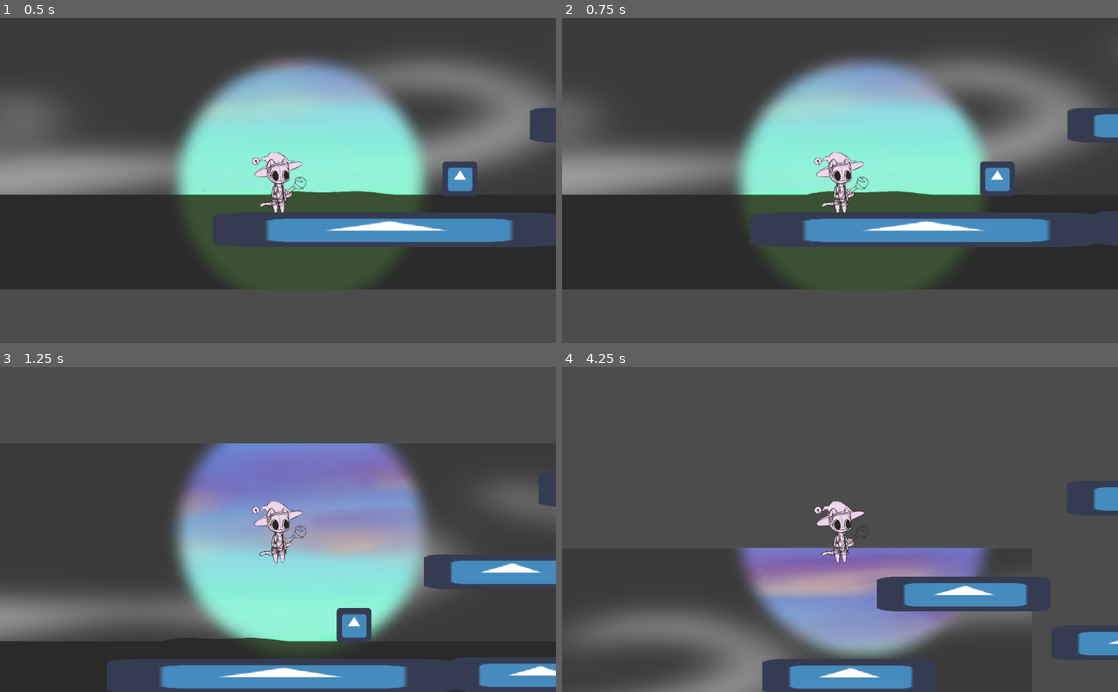
Above: before the commit, frames 1-4 (two rows, left to right).
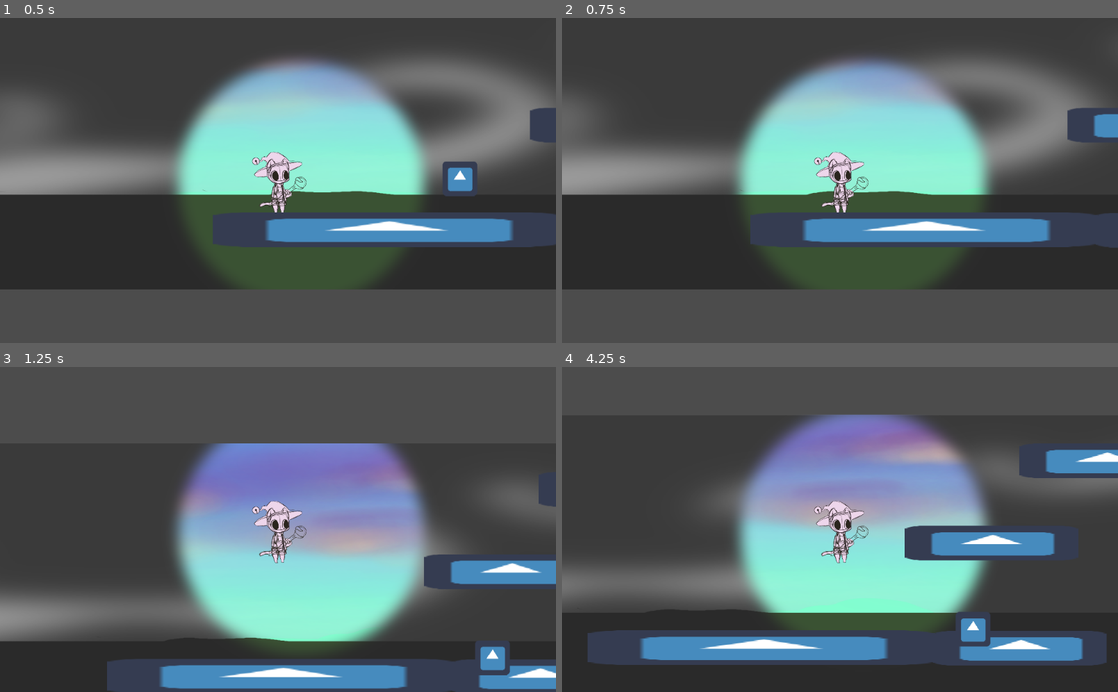
Above: after the commit, the same moments.

Repository: SunStaff/main
Game: Godot game, scene res://Scenes/Level3.tscn
The game is run twice, just before and just after one commit, with the same random seed, the same clock (stepped at 60 frames per second) and the same inputs. The engine's default icon, where the game draws it, is replaced by a stand-in: a white triangle on a blue panel in a dark square.
Inputs:
- Up to frame 1 (0.5 s): no input
- Up to frame 2 (0.75 s): tap Enter at 0.5 s; hold Right (Right) from 0.53 s (still down); tap E (Interact, bound only after the commit) at 0.6 s
- Up to frame 3 (1.25 s): keep holding Right (Right); tap Space (Jump) at 0.77, 0.8, 1.07 s
- Up to frame 4 (4.25 s): tap Space (Jump) at 1.35, 1.52, 1.82, 2.3, 3.02, 3.32, 3.6, 3.77, 4.07 s; tap E (Interact, bound only after the commit) at 1.55, 2.1, 2.85 s; release Right (Right) at 2.03 s; hold Left (Left) 2.03-2.78 s; hold Right (Right) from 2.78 s (still down)

Frame 1 is identical in both runs. In frame 2, 0.6% of the frame differs, in the area x 75-100%, y 44-71%; in frame 3, 1.6%; in frame 4, 49%, in the area x 0-100%, y 14-100%.
Error before the commit: Parse Error: The member "activated" already exists in a parent class. (res://Scripts/Objects/Briars.gd:4)

Commit message:
Added Staff Altars, Getting staff back after death, and player being seen in all light

Diff:
--- a/SunStaff/Scenes/Level3.tscn
+++ b/SunStaff/Scenes/Level3.tscn
@@ -1,13 +1,21 @@
-[gd_scene load_steps=7 format=2]
+[gd_scene load_steps=11 format=2]
 
 [ext_resource path="res://Scenes/Milo/Milo.tscn" type="PackedScene" id=1]
 [ext_resource path="res://Scenes/Objects/Briar.tscn" type="PackedScene" id=2]
 [ext_resource path="res://icon.png" type="Texture" id=3]
 [ext_resource path="res://Art/Unlit/unlightgound_and_sky.png" type="Texture" id=4]
 [ext_resource path="res://Art/Lit/gound_and_sky.png" type="Texture" id=5]
+[ext_resource path="res://Scripts/Milo/SunStaff.gd" type="Script" id=6]
+[ext_resource path="res://Art/Misc/lightRadiuswBlur.png" type="Texture" id=7]
 
 [sub_resource type="RectangleShape2D" id=1]
 extents = Vector2( 32.8, 33.5 )
+
+[sub_resource type="CircleShape2D" id=3]
+radius = 250.0
+
+[sub_resource type="RectangleShape2D" id=2]
+extents = Vector2( 33, 33 )
 
 [node name="Node" type="Node"]
 
@@ -21,14 +29,13 @@
 texture = ExtResource( 5 )
 
 [node name="Milo" parent="." instance=ExtResource( 1 )]
-light_mask = 2
 position = Vector2( 0, 55 )
 
 [node name="Platforms" type="Node" parent="."]
 
 [node name="Moveable19" type="KinematicBody2D" parent="Platforms"]
 light_mask = 3
-position = Vector2( 2910, -545 )
+position = Vector2( 2894, -358 )
 scale = Vector2( 5, 1 )
 collision_layer = 3
 collision_mask = 3
@@ -45,7 +52,7 @@
 
 [node name="Moveable20" type="KinematicBody2D" parent="Platforms"]
 light_mask = 3
-position = Vector2( 3349, -632 )
+position = Vector2( 3290, -515 )
 scale = Vector2( 5, 1 )
 collision_layer = 3
 collision_mask = 3
@@ -62,7 +69,7 @@
 
 [node name="Node2D21" type="KinematicBody2D" parent="Platforms"]
 light_mask = 3
-position = Vector2( 3760, -727 )
+position = Vector2( 3709, -658 )
 scale = Vector2( 5, 1 )
 collision_layer = 3
 collision_mask = 3
@@ -96,7 +103,7 @@
 
 [node name="Node2D23" type="KinematicBody2D" parent="Platforms"]
 light_mask = 3
-position = Vector2( 5997, -699 )
+position = Vector2( 5976, -699 )
 scale = Vector2( 20, 1 )
 collision_layer = 3
 collision_mask = 3
@@ -113,7 +120,7 @@
 
 [node name="Node2D24" type="KinematicBody2D" parent="Platforms"]
 light_mask = 3
-position = Vector2( 6982, -699 )
+position = Vector2( 6942, -696 )
 scale = Vector2( 10, 1 )
 collision_layer = 3
 collision_mask = 3
@@ -303,7 +310,7 @@
 
 [node name="Node2D2" type="KinematicBody2D" parent="Platforms"]
 light_mask = 3
-position = Vector2( 676, 157 )
+position = Vector2( 676, 161 )
 scale = Vector2( 5, 1 )
 collision_layer = 3
 collision_mask = 3
@@ -350,23 +357,6 @@
 texture = ExtResource( 3 )
 
 [node name="CollisionShape2D" type="CollisionShape2D" parent="Platforms/Node2D10"]
-shape = SubResource( 1 )
-
-[node name="Node2D11" type="KinematicBody2D" parent="Platforms"]
-light_mask = 3
-position = Vector2( 1156, -95 )
-scale = Vector2( 5, 1 )
-collision_layer = 3
-collision_mask = 3
-__meta__ = {
-"_edit_group_": true
-}
-
-[node name="Sprite" type="Sprite" parent="Platforms/Node2D11"]
-light_mask = 2
-texture = ExtResource( 3 )
-
-[node name="CollisionShape2D" type="CollisionShape2D" parent="Platforms/Node2D11"]
 shape = SubResource( 1 )
 
 [node name="Node2D12" type="KinematicBody2D" parent="Platforms"]
@@ -439,3 +429,39 @@
 
 [node name="Briar" parent="." instance=ExtResource( 2 )]
 position = Vector2( 335, 66 )
+
+[node name="StaffAltar" type="Area2D" parent="."]
+light_mask = 2
+position = Vector2( 590, 126 )
+collision_layer = 3
+collision_mask = 3
+script = ExtResource( 6 )
+__meta__ = {
+"_edit_group_": true
+}
+
+[node name="Sprite" type="Sprite" parent="StaffAltar"]
+light_mask = 2
+texture = ExtResource( 3 )
+
+[node name="StaffInAltar" type="Node2D" parent="StaffAltar/Sprite"]
+visible = false
+
+[node name="Light2D" type="Light2D" parent="StaffAltar/Sprite/StaffInAltar"]
+texture = ExtResource( 7 )
+mode = 3
+__meta__ = {
+"_editor_description_": ""
+}
+
+[node name="Area2D" type="Area2D" parent="StaffAltar/Sprite/StaffInAltar/Light2D"]
+
+[node name="CollisionShape2D" type="CollisionShape2D" parent="StaffAltar/Sprite/StaffInAltar/Light2D/Area2D"]
+shape = SubResource( 3 )
+
+[node name="CollisionShape2D" type="CollisionShape2D" parent="StaffAltar"]
+light_mask = 2
+shape = SubResource( 2 )
+
+[editable path="Milo"]
+[editable path="Milo/Sprite/SunStaff"]
--- a/SunStaff/Scenes/Milo/Milo.tscn
+++ b/SunStaff/Scenes/Milo/Milo.tscn
@@ -1,10 +1,8 @@
-[gd_scene load_steps=21 format=2]
+[gd_scene load_steps=18 format=2]
 
-[ext_resource path="res://Scripts/Milo/MiloMovement.gd" type="Script" id=1]
+[ext_resource path="res://Scripts/Milo/Milo.gd" type="Script" id=1]
 [ext_resource path="res://Art/Misc/MiloJump_Fall_Sheet.png" type="Texture" id=2]
-[ext_resource path="res://Art/Misc/lightRadiuswBlur.png" type="Texture" id=3]
-[ext_resource path="res://Scripts/Milo/MiloActions.gd" type="Script" id=4]
-[ext_resource path="res://Scripts/Milo/SunStaff.gd" type="Script" id=5]
+[ext_resource path="res://Scenes/Milo/SunStaff.tscn" type="PackedScene" id=3]
 
 [sub_resource type="AtlasTexture" id=16]
 flags = 4
@@ -74,34 +72,19 @@
 "speed": 5.0
 } ]
 
-[sub_resource type="CircleShape2D" id=29]
-radius = 460.0
-
 [sub_resource type="CapsuleShape2D" id=28]
 radius = 44.0
 
-[node name="Milo" type="KinematicBody2D"]
+[node name="Milo" type="KinematicBody2D" groups=["Player"]]
+light_mask = 3
 script = ExtResource( 1 )
 
-[node name="Sprite" type="AnimatedSprite" parent="." groups=["Player"]]
+[node name="Sprite" type="AnimatedSprite" parent="."]
+light_mask = 0
 scale = Vector2( 0.25, 0.25 )
 frames = SubResource( 14 )
-script = ExtResource( 4 )
 
-[node name="Node2D" type="Node2D" parent="Sprite"]
-position = Vector2( 168, 18 )
-scale = Vector2( 2, 2 )
-
-[node name="Light2D" type="Light2D" parent="Sprite/Node2D"]
-scale = Vector2( 2, 2 )
-texture = ExtResource( 3 )
-mode = 3
-
-[node name="LightCircle" type="Area2D" parent="Sprite/Node2D"]
-script = ExtResource( 5 )
-
-[node name="CollisionShape2D" type="CollisionShape2D" parent="Sprite/Node2D/LightCircle"]
-shape = SubResource( 29 )
+[node name="SunStaff" parent="Sprite" instance=ExtResource( 3 )]
 
 [node name="CollisionShape2D" type="CollisionShape2D" parent="."]
 position = Vector2( 0, 3.5 )
@@ -111,7 +94,6 @@
 [node name="Camera2D" type="Camera2D" parent="."]
 current = true
 
-[connection signal="area_entered" from="Sprite/Node2D/LightCircle" to="Sprite/Node2D/LightCircle" method="_on_LightCircle_area_entered"]
-[connection signal="area_exited" from="Sprite/Node2D/LightCircle" to="Sprite/Node2D/LightCircle" method="_on_LightCircle_area_exited"]
-[connection signal="body_entered" from="Sprite/Node2D/LightCircle" to="Sprite/Node2D/LightCircle" method="_on_LightCircle_body_entered"]
-[connection signal="body_exited" from="Sprite/Node2D/LightCircle" to="Sprite/Node2D/LightCircle" method="_on_LightCircle_body_exited"]
+[connection signal="PlayerInAltarRange" from="Sprite/SunStaff/LightCircle" to="." method="_on_LightCircle_PlayerInAltarRange"]
+
+[editable path="Sprite/SunStaff"]
--- /dev/null
+++ b/SunStaff/Scenes/Milo/SunStaff.tscn
@@ -0,0 +1,27 @@
+[gd_scene load_steps=4 format=2]
+
+[ext_resource path="res://Scripts/Milo/SunStaff.gd" type="Script" id=1]
+[ext_resource path="res://Art/Misc/lightRadiuswBlur.png" type="Texture" id=2]
+
+[sub_resource type="CircleShape2D" id=29]
+radius = 460.0
+
+[node name="SunStaff" type="Node2D"]
+position = Vector2( 168, 18 )
+scale = Vector2( 2, 2 )
+
+[node name="Light2D" type="Light2D" parent="."]
+scale = Vector2( 2, 2 )
+texture = ExtResource( 2 )
+mode = 3
+
+[node name="LightCircle" type="Area2D" parent="."]
+script = ExtResource( 1 )
+
+[node name="CollisionShape2D" type="CollisionShape2D" parent="LightCircle"]
+shape = SubResource( 29 )
+
+[connection signal="area_entered" from="LightCircle" to="LightCircle" method="_on_LightCircle_area_entered"]
+[connection signal="area_exited" from="LightCircle" to="LightCircle" method="_on_LightCircle_area_exited"]
+[connection signal="body_entered" from="LightCircle" to="LightCircle" method="_on_LightCircle_body_entered"]
+[connection signal="body_exited" from="LightCircle" to="LightCircle" method="_on_LightCircle_body_exited"]
--- /dev/null
+++ b/SunStaff/Scripts/Milo/Milo.gd
@@ -0,0 +1,84 @@
+extends KinematicBody2D
+
+# Node Variables
+var playerRootNode
+var sprite
+
+# Sun Staff Variables
+var SunStaff
+var LightCircle
+var WithinAltarRange
+var StaffAltar
+
+# Movement Variables
+var faceRight = true
+export (int) var speed = 300
+export (int) var jump_speed = -1100
+export (int) var gravity = 3000
+export (float, 0, 1.0) var friction = 0.2
+export (float, 0, 1.0) var acceleration = 0.25
+var velocity = Vector2.ZERO
+
+func _ready():
+	playerRootNode = get_parent()
+	sprite = self.get_node("Sprite")
+	SunStaff = self.get_child(0).get_child(0) # Gets Sun Staff
+	LightCircle = get_node("/root/Node/Milo/Sprite/SunStaff/LightCircle")
+	StaffAltar = get_node("/root/Node/StaffAltar/Sprite/StaffInAltar") # CHANGE AT LATER POINT --> NEEDS TO BE FROM CHECKPOINTS/GAMEMANAGER
+	WithinAltarRange = false
+
+func get_input():
+	if (GameManager.IsPlayerAlive):
+		# Movement
+		var dir = 0
+		if Input.is_action_just_pressed("Right"):
+			if (!faceRight):
+				sprite.scale.x *= -1
+				faceRight = true
+		if Input.is_action_just_pressed("Left"):
+			if (faceRight):
+				sprite.scale.x *= -1
+				faceRight = false
+		if Input.is_action_pressed("Right"):
+			dir += 1
+		if Input.is_action_pressed("Left"):
+			dir -= 1
+		if dir != 0:
+			velocity.x = lerp(velocity.x, dir * speed, acceleration)
+		else:
+			velocity.x = lerp(velocity.x, 0, friction)
+
+		# Sun Staff Placement
+		if (WithinAltarRange):
+			if (Input.is_action_just_pressed("Interact")):
+				SunStaff.visible = !SunStaff.visible
+				StaffAltar.visible = !StaffAltar.visible
+				if (StaffAltar.visible):
+					LightCircle.monitoring = false
+				else:
+					LightCircle.monitoring = true
+
+				# SunStaff.set_deferred("visible", !SunStaff.visible)
+				# StaffAltar.set_deferred("visible", !StaffAltar.visible)
+				# if (StaffAltar.call_deferred("visible")):
+				# 	LightCircle.set_deferred("monitoring", false)
+				# else:
+				# 	LightCircle.set_deferred("monitoring", true)
+
+func _physics_process(delta):
+	get_input()
+	velocity.y += gravity * delta
+	velocity = move_and_slide(velocity, Vector2.UP)
+	if Input.is_action_just_pressed("Jump"):
+		if is_on_floor():
+			velocity.y = jump_speed
+
+func PlayerDeath(position):
+	self.position = position
+	SunStaff.set_deferred("visible", true)
+	StaffAltar.set_deferred("visible", false)
+	LightCircle.set_deferred("monitoring", true)
+	WithinAltarRange = false
+
+func _on_LightCircle_PlayerInAltarRange(state):
+	WithinAltarRange = state
--- a/SunStaff/Scripts/Milo/MiloMovement.gd
+++ /dev/null
@@ -1,40 +0,0 @@
-extends KinematicBody2D
-
-
-onready var sprite = self.get_node("Sprite")
-var faceRight = true
-export (int) var speed = 300
-export (int) var jump_speed = -1100
-export (int) var gravity = 3000
-export (float, 0, 1.0) var friction = 0.2
-export (float, 0, 1.0) var acceleration = 0.25
-
-var velocity = Vector2.ZERO
-
-func get_input():
-	if (GameManager.IsPlayerAlive):
-		var dir = 0
-		if Input.is_action_just_pressed("Right"):
-			if (!faceRight):
-				sprite.scale.x *= -1
-				faceRight = true
-		if Input.is_action_just_pressed("Left"):
-			if (faceRight):
-				sprite.scale.x *= -1
-				faceRight = false
-		if Input.is_action_pressed("Right"):
-			dir += 1
-		if Input.is_action_pressed("Left"):
-			dir -= 1
-		if dir != 0:
-			velocity.x = lerp(velocity.x, dir * speed, acceleration)
-		else:
-			velocity.x = lerp(velocity.x, 0, friction)
-
-func _physics_process(delta):
-	get_input()
-	velocity.y += gravity * delta
-	velocity = move_and_slide(velocity, Vector2.UP)
-	if Input.is_action_just_pressed("Jump"):
-		if is_on_floor():
-			velocity.y = jump_speed
--- a/SunStaff/Scripts/Milo/SunStaff.gd
+++ b/SunStaff/Scripts/Milo/SunStaff.gd
@@ -1,11 +1,13 @@
 extends Area2D
 
 var activated
-
+var playerRootNode
+signal PlayerInAltarRange(state)
 
 # Called when the node enters the scene tree for the first time.
 func _ready():
 	activated = false
+	playerRootNode = get_parent()
 
 
 # Called every frame. 'delta' is the elapsed time since the previous frame.
@@ -22,12 +24,18 @@
 
 
 func _on_LightCircle_area_entered(area):
-	if (!activated):
+	#if (!activated):
+	if (area.name == "StaffAltar"):
+		emit_signal("PlayerInAltarRange", true)
+	elif (area.name == "Briar"):
 		activated = true
 		area.SetObjectLightState(true)
 
 
 func _on_LightCircle_area_exited(area):
-	if (activated):
+	#if (!activated):
+	if (area.name == "StaffAltar"):
+		emit_signal("PlayerInAltarRange", false)
+	elif (area.name == "Briar"):
 		activated = false
 		area.SetObjectLightState(false)
--- a/SunStaff/Scripts/Objects/Briars.gd
+++ b/SunStaff/Scripts/Objects/Briars.gd
@@ -1,7 +1,7 @@
 extends "res://Scripts/Objects/Interactable.gd"
 
 var duplicateSprite
-var activated
+#var activated
 func _ready():
 	activated = false
 
--- a/SunStaff/Scripts/Milo/MiloActions.gd
+++ b/SunStaff/Scripts/Objects/StaffAltar.gd
@@ -1,15 +1,16 @@
 extends Node
 
-var playerRootNode
+
+# Declare member variables here. Examples:
+# var a = 2
+# var b = "text"
+
 
 # Called when the node enters the scene tree for the first time.
 func _ready():
-	playerRootNode = get_parent()
+	pass # Replace with function body.
 
 
 # Called every frame. 'delta' is the elapsed time since the previous frame.
 #func _process(delta):
 #	pass
-
-func PlayerDeath(position):
-	playerRootNode.position = position
--- a/SunStaff/project.godot
+++ b/SunStaff/project.godot
@@ -43,6 +43,11 @@
 , Object(InputEventKey,"resource_local_to_scene":false,"resource_name":"","device":0,"alt":false,"shift":false,"control":false,"meta":false,"command":false,"pressed":false,"scancode":16777232,"physical_scancode":0,"unicode":0,"echo":false,"script":null)
  ]
 }
+Interact={
+"deadzone": 0.5,
+"events": [ Object(InputEventKey,"resource_local_to_scene":false,"resource_name":"","device":0,"alt":false,"shift":false,"control":false,"meta":false,"command":false,"pressed":false,"scancode":69,"physical_scancode":0,"unicode":0,"echo":false,"script":null)
+ ]
+}
 
 [physics]
 
